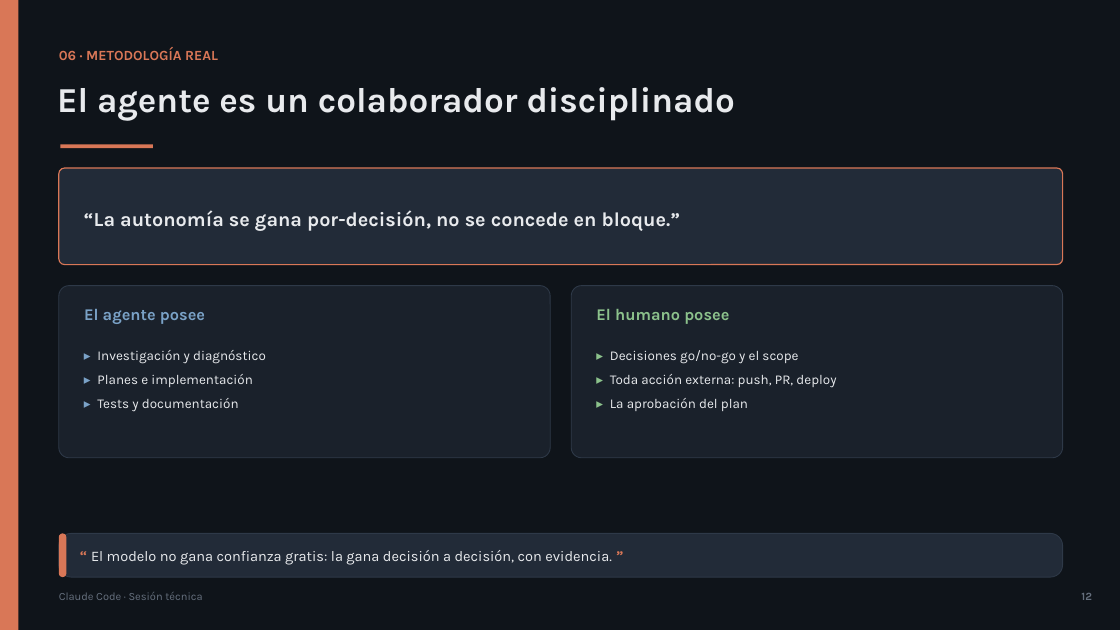
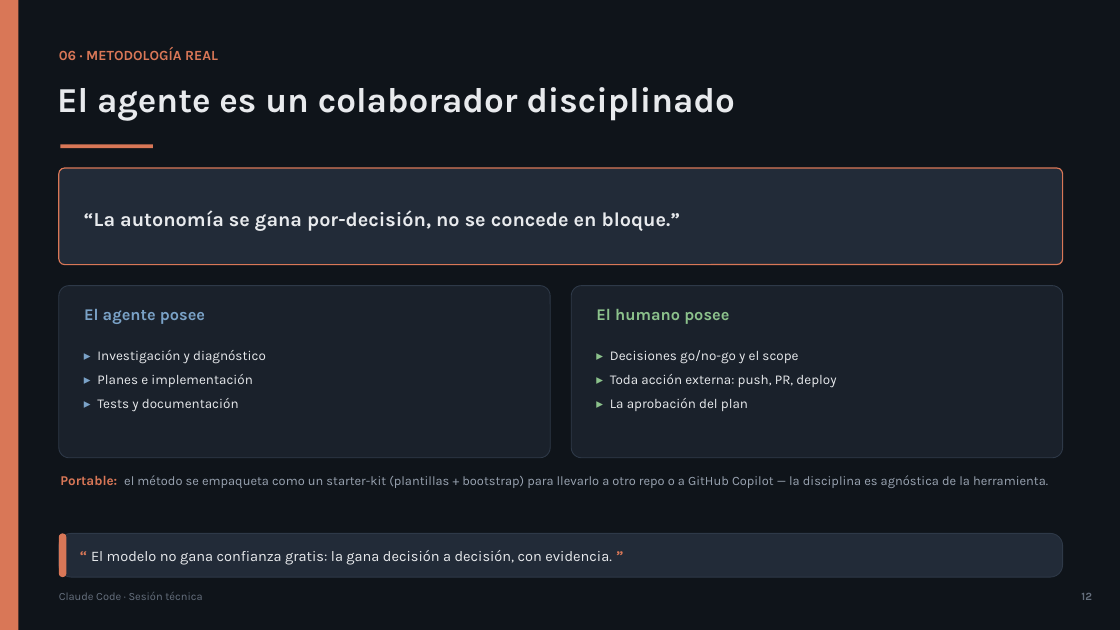
Before and after one commit to olonok69/claude_code_ml_engineer, a slide deck: slide 12 of presentacion/Claude_Code_Presentacion.pptx. Drawn at 1120x630 pixels with LibreOffice and Linux fonts; fonts in the diff are those of the drawing. Boxes give left, top, right and bottom in pixels: in the first picture for what was removed or moved away, otherwise in the second. Text is boxed around its words. In the diff, an @@ line names an element or a change of style, - is before the commit and + after.

Commit message:
Reflect deployed-image gate, wrapper repro, portable kit & ops learnings across docs & deck
- Outbound gate = 3 checks: reproduce at the real output stage (the wrapper
  that rebuilds the contract, not internal extract()) -> local JSON match ->
  verify inside the deployed image (WORKFLOW/EJEMPLO_REAL/herramientas.md +
  both guides + deck slides 13/15)
- ai-agent-methodology: the method is a portable starter-kit (templates +
  bootstrap) to take the guardrails to another repo / GitHub Copilot
  (metodologia/README + guides + deck slide 12)
- machine-sync: WSL USB manual mount, byte-exact copy verify, ~0.9->1.5GB
  bundle growth, repo-list drift (machine-sync.md + guides + deck slide 16)
- deck regenerated (build_pptx.py -> Claude_Code_Presentacion.pptx, 20 slides)

```diff
--- a/presentacion/Claude_Code_Presentacion.pptx
+++ b/presentacion/Claude_Code_Presentacion.pptx
@@ text added at (60, 475, 1048, 488), 11 pt, text #9AA4B2 @@
+Portable: el método se empaqueta como un starter-kit (plantillas + bootstrap) para llevarlo a otro repo o a GitHub Copilot — la disciplina es agnóstica de la herramienta.
```
Also in this commit, not shown: 3 other slides changed, 9 other files.
